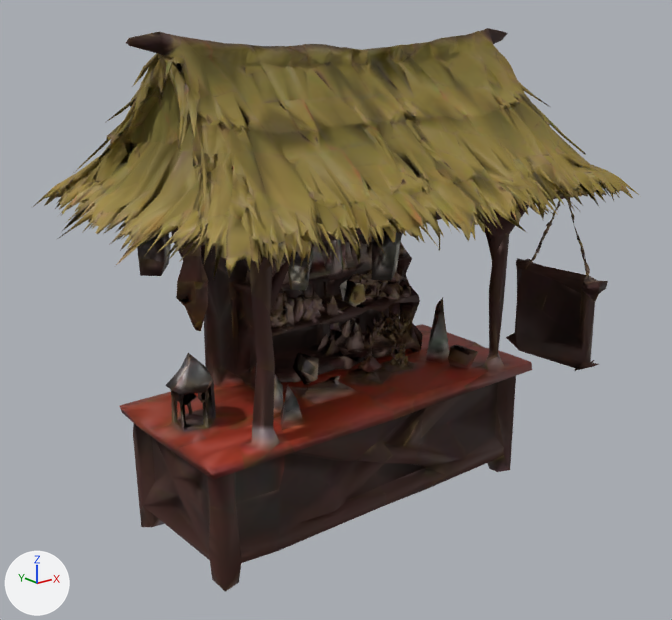
One commit to the glTF model public/models/market-stall.glb: the scene before it, then after it.
Camera for both pictures: a 50 mm camera at (-1.98, -2.42, 0.86) aimed at (-0.04, 0.0, -0.11). Every picture has the same lights, and +X, +Y and +Z are marked at lower left. The older version comes first. Vertices at exactly the same position are counted once.
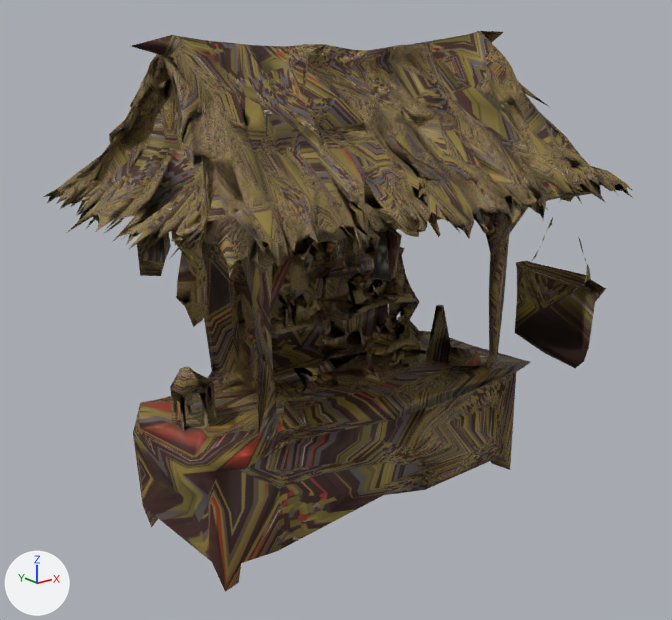
Diff of the bpy script that builds the scene:
```diff
--- a/public/models/market-stall.glb.py
+++ b/public/models/market-stall.glb.py
@@ me_mesh_0 @@
 # used by ob_mesh_0; location = (0.0, 0.0, 0.0)
-me_mesh_0.from_pydata(...)  # 13013 vertices, 27589 faces; spans x -0.95..0.94, y -0.65..0.65, z -0.83..0.83
+me_mesh_0.from_pydata(...)  # 4126 vertices, 9141 faces; spans x -0.91..0.94, y -0.62..0.63, z -0.83..0.82
+# me_mesh_0 part 1: 98 vertices moved within x -0.88..0.83, y -0.56..0.55, z -0.38..0.75; 8864 vertices removed from x -0.95..0.94, y -0.65..0.65, z -0.83..0.83
+# me_mesh_0 part 2: 1827 kept faces spanning x -0.91..0.94, y -0.58..0.59, z -0.83..0.82 get new texture (UV) coordinates
+# other edits to the shape of me_mesh_0 do not show in these pictures
 me_mesh_0.materials.append(mat_material_0)
```

Boxes [x1, y1, x2, y2] around the edits, measured in the pictures (672 x 620 px):
'Mesh_0', reshaped
    before: [33, 28, 639, 592]
    after: [43, 31, 633, 592]
part 1 of me_mesh_0, cut back
    before: [33, 28, 639, 591]
    after: [47, 56, 633, 405]
part 2 of me_mesh_0, surface changed
    both: [68, 31, 607, 592]
